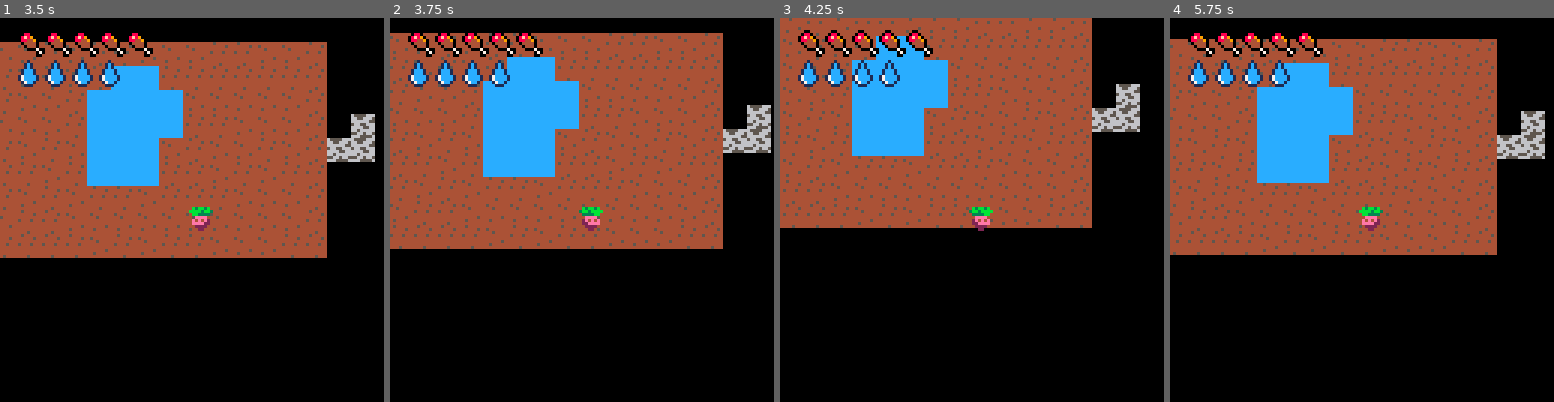
Above: before the commit, frames 1-4 (left to right).
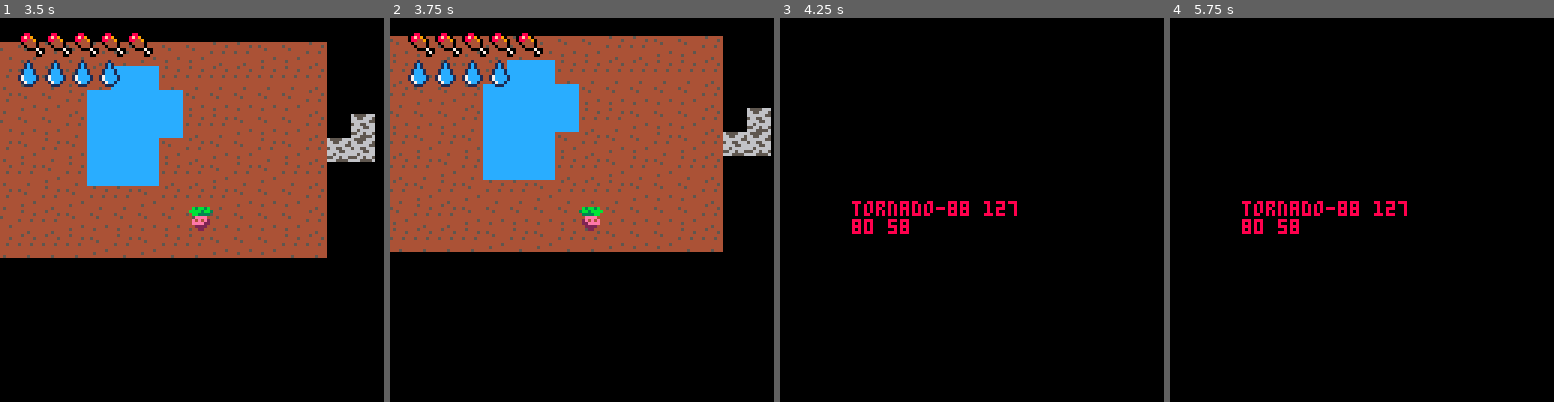
Above: after the commit, the same moments.

Repository: lucaslng/jamhacks-climatastrophe
Game: PICO-8 cartridge climate-collapse.p8
Two runs of this game, one before a commit and one after it. Both use one fixed random seed, a clock stepped at 60 frames per second and the inputs below.
Inputs:
- Up to frame 1 (3.5 s): tap O (Z key) at 0.7, 1.7, 2.1, 2.5, 2.9, 3.3 s; hold Right 1.6-2.1 s; hold Up 2.15-2.42 s; hold Right 2.47-3.03 s; hold Left from 3.08 s (still down)
- Up to frame 2 (3.75 s): release Left at 3.58 s; hold Down from 3.63 s (still down); tap O (Z key) at 3.7 s
- Up to frame 3 (4.25 s): release Down at 3.97 s; hold Right from 4.02 s (still down); tap O (Z key) at 4.1 s
- Up to frame 4 (5.75 s): tap O (Z key) every 0.4 s from 4.5 to 5.7 s; release Right at 4.68 s; hold Up 4.73-5.03 s; hold Left 5.08-5.68 s; hold Down from 5.73 s (still down)

Frame 1 is identical in both runs. In frame 2, 7.9% of the frame differs, in the area x 0-100%, y 3-61%; in frame 3, 45%; in frame 4, 49%, in the area x 0-98%, y 3-62%.

Commit message:
goofy death

Diff:
--- a/climate-collapse.p8
+++ b/climate-collapse.p8
@@ -33,39 +32,19 @@
 end
 
 function dist(x1, y1, x2, y2)
-	return sqrt((x1 - x2) * (x1 - x2) + (y1 - y2) * (y1 - y2))
-end
-
-function rspr(sx,sy,x,y,a,w)
-	local ca,sa=cos(a),sin(a)
-	local srcx,srcy
-	local ddx0,ddy0=ca,sa
-	local mask=shl(0xfff8,(w-1))
-	w*=4
-	ca*=w-0.5
-	sa*=w-0.5
-	local dx0,dy0=sa-ca+w,-ca-sa+w
-	w=2*w-1
-	for ix=0,w do
-		srcx,srcy=dx0,dy0
-		for iy=0,w do
-			if band(bor(srcx,srcy),mask)==0 then
-				local c=sget(sx+srcx,sy+srcy)
-				pset(x+ix,y+iy,c)
-			end
-			srcx-=ddy0
-			srcy+=ddx0
-		end
-		dx0+=ddx0
-		dy0+=ddy0
-	end
+	return flr(sqrt((abs(x1 - x2) * abs(x1 - x2)) + (abs(y1 - y2) * abs(y1 - y2))))
 end
 
 function intro()
-	starttime = time()
+	local starttime = time()
 	print("hello", hcenter("hello"), vcenter(), white)
 	while (time() - starttime < 2) do
 	end
+end
+
+function die(message)
+	cls()
+	stop(message, hcenter(message), vcenter(), red)
 end
 
 function _init()
@@ -121,8 +100,8 @@
 	tornadoes = {}
 
 	Tornado = {
-		x = 0,
-		y = 0,
+		x = -10000,
+		y = -10000,
 		vx = 0,
 		vy = 0,
 		lifetime = 180
@@ -142,29 +120,27 @@
 	if (btn(1)) Player:moveright(1)
 	if (btn(2)) Player:moveup(1)
 	if (btn(3)) Player:movedown(1)
-
 	if btn(4) then
 		if mget(Player:celx(), Player:cely()) == 8 then
 			Player:drink(1)
 		end
 	end
 
-	if rnd({0, 1, 2}) <= 1 then
+	if rnd({ 0, 1, 2 }) <= 1 then
 		local tornado = Tornado:new()
 		tornado.x = Player.x + flr(rnd(160)) - 80
 		tornado.y = Player.y + flr(rnd(160)) - 80
 		if (tornado.x < Player.x - 64 or tornado.x > Player.x + 64) and (tornado.y < Player.y - 64 or tornado.y > Player.y + 64) then
-			tornado.vx = rnd({-2, -1, 0, 1, 2})
-			tornado.vy = rnd({-2, -1, 0, 1, 2})
+			tornado.vx = rnd({ -2, -1, 0, 1, 2 })
+			tornado.vy = rnd({ -2, -1, 0, 1, 2 })
 			if (tornado.vx != 0 or tornado.vy != 0) then
 				add(tornadoes, tornado)
 			end
 		end
 	end
 
-	foreach(tornadoes, function (t) t.x += t.vx; t.y += t.vy; t.lifetime -= 1; end)
+	foreach(tornadoes, function(t) t.x += t.vx t.y += t.vy t.lifetime -= 1 if dist(t.x, t.y, Player.x, Player.y) <= 1 then die("tornado" .. t.x .. " " .. t.y .. "\n" .. Player.x .. " " .. Player.y .. "") end end)
 	if tornadoes[1] != nil and tornadoes[1].lifetime <= 0 then deli(tornadoes, 1) end
-
 end
 
 function _draw()
@@ -175,7 +151,7 @@
 	spr(Player.sprite, Player.x, Player.y, 1, 1, Player.fx)
 
 	palt()
-	foreach(tornadoes, function(t) spr(9 + (t.lifetime % 8) / 2, t.x, t.y); end)
+	foreach(tornadoes, function(t) spr(9 + (t.lifetime % 8) / 2, t.x, t.y) end)
 
 	-- draw hud after resetting camera
 	camera()
